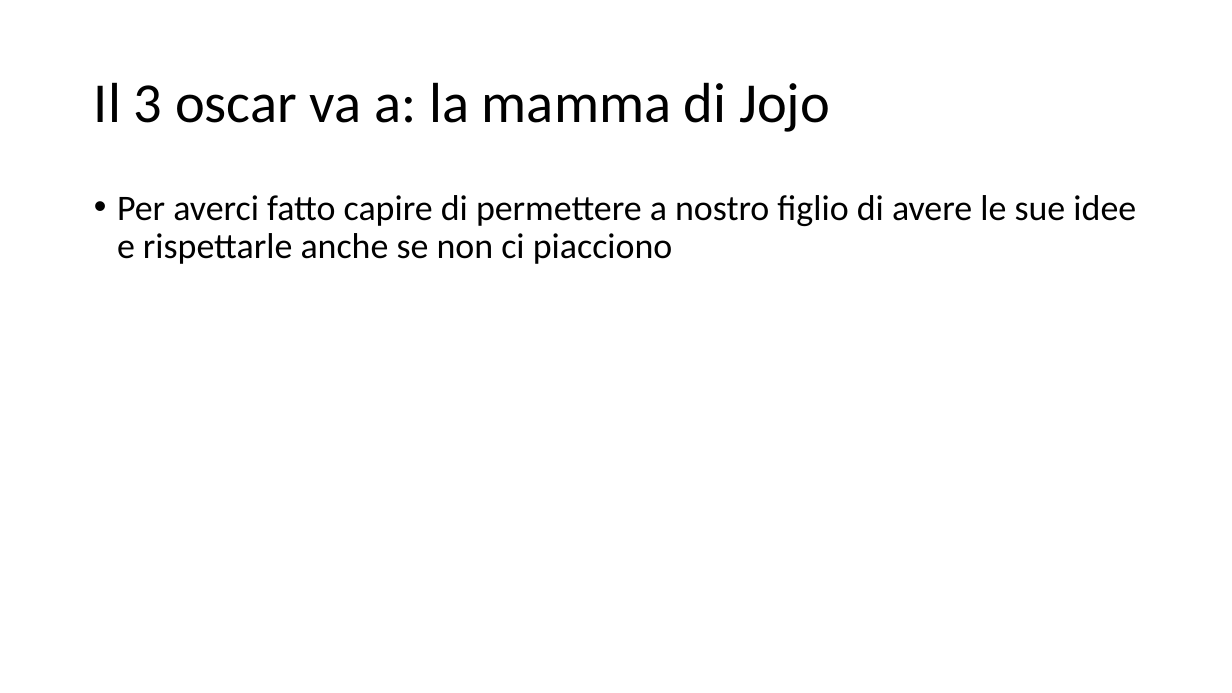
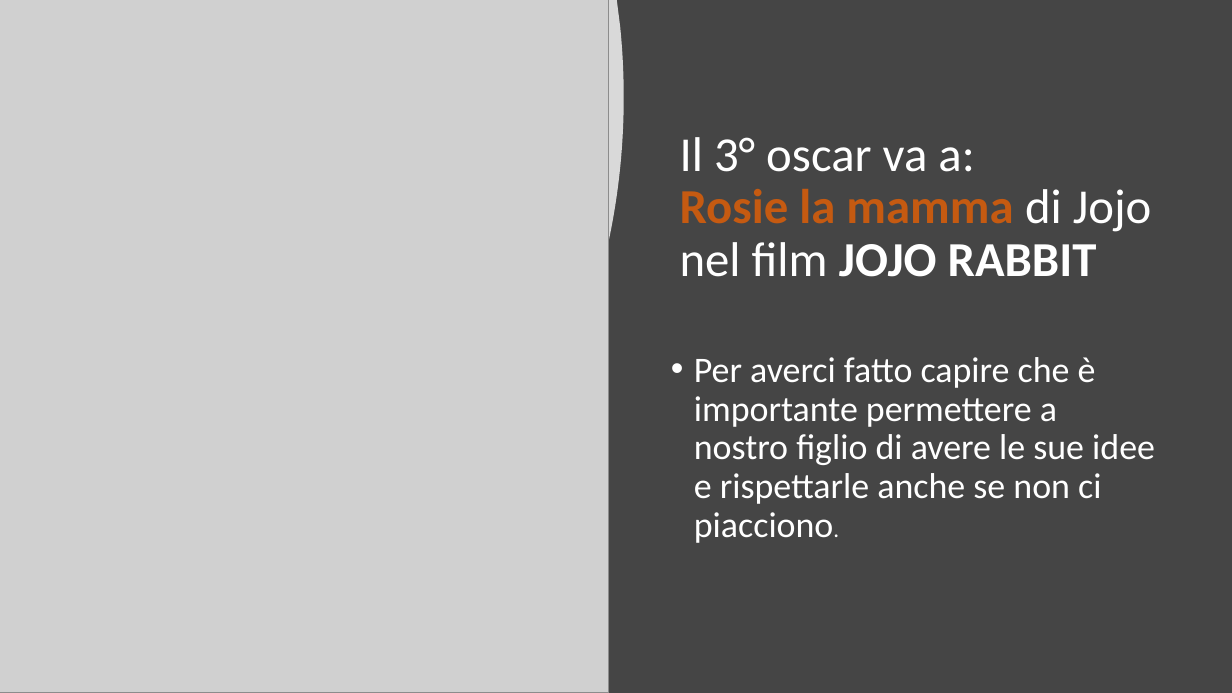
Before and after one commit to yungestdev/pptx, a slide deck: slide 9 of Oscar Night.pptx (slide 10 before the commit). Drawn at 1232x693 pixels with LibreOffice and Linux fonts; fonts in the diff are those of the drawing; grey boxes stand for pictures. Boxes give left, top, right and bottom in pixels: in the first picture for what was removed or moved away, otherwise in the second. Text is boxed around its words. In the diff, an @@ line names an element or a change of style, - is before the commit and + after.

```diff
--- a/Oscar Night.pptx
+++ b/Oscar Night.pptx
@@ background #FFFFFF to #454545 @@
@@ freeform shape added at box(0, 0, 624, 693), fill #FFFFFF at 80% opacity @@
@@ picture added at box(0, 0, 609, 693) @@
@@ title at box(680, 137, 1152, 277): text changed; size 44 to 38 pt; text colour #000000 to #FFFFFF @@
-Il 3 oscar va a: la mamma di Jojo
+Il 3° oscar va a:
+Rosie la mamma di Jojo
+nel film JOJO RABBIT
@@ text at box(694, 357, 1155, 543): text changed; text colour #000000 to #FFFFFF @@
-• Per averci fatto capire di permettere a nostro figlio di avere le sue idee e rispettarle anche se non ci piacciono
+• Per averci fatto capire che è importante permettere a nostro figlio di avere le sue idee e rispettarle anche se non ci piacciono.
```
Also in this commit, not shown: 10 other slides changed, 1 slide removed.
